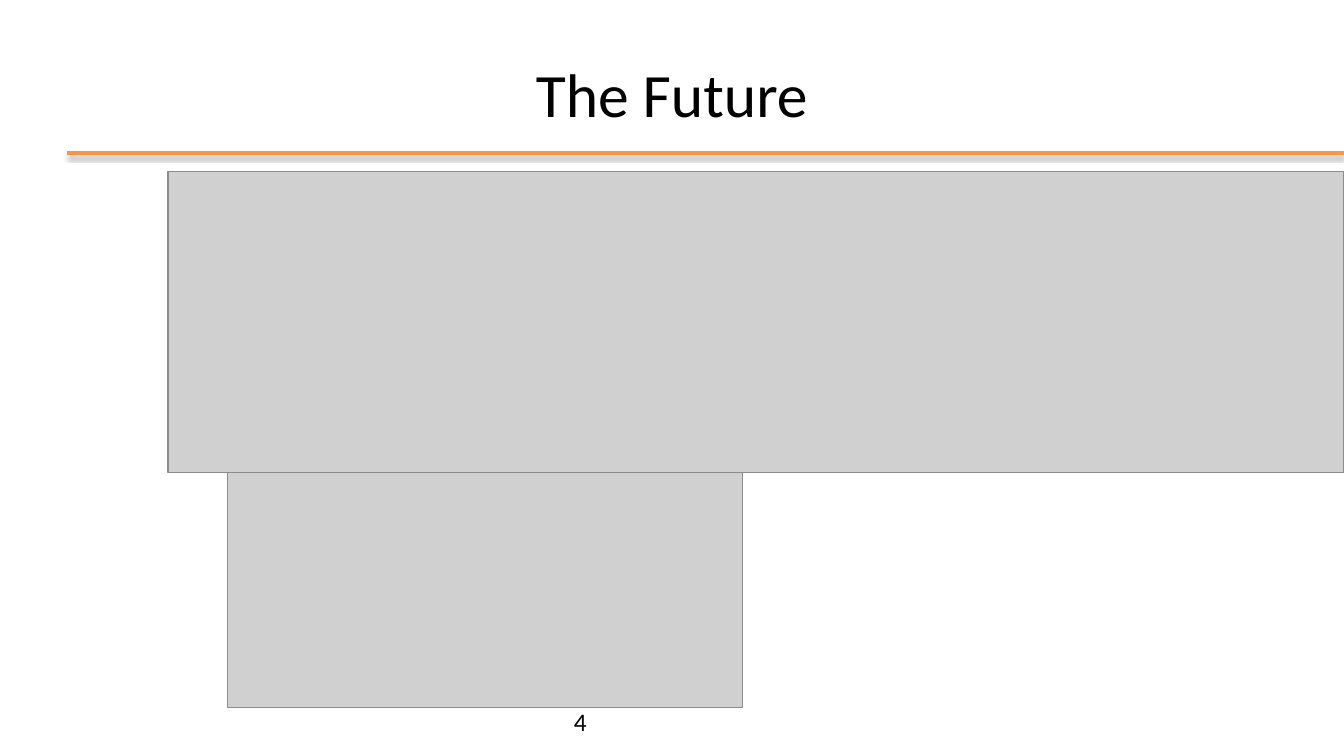
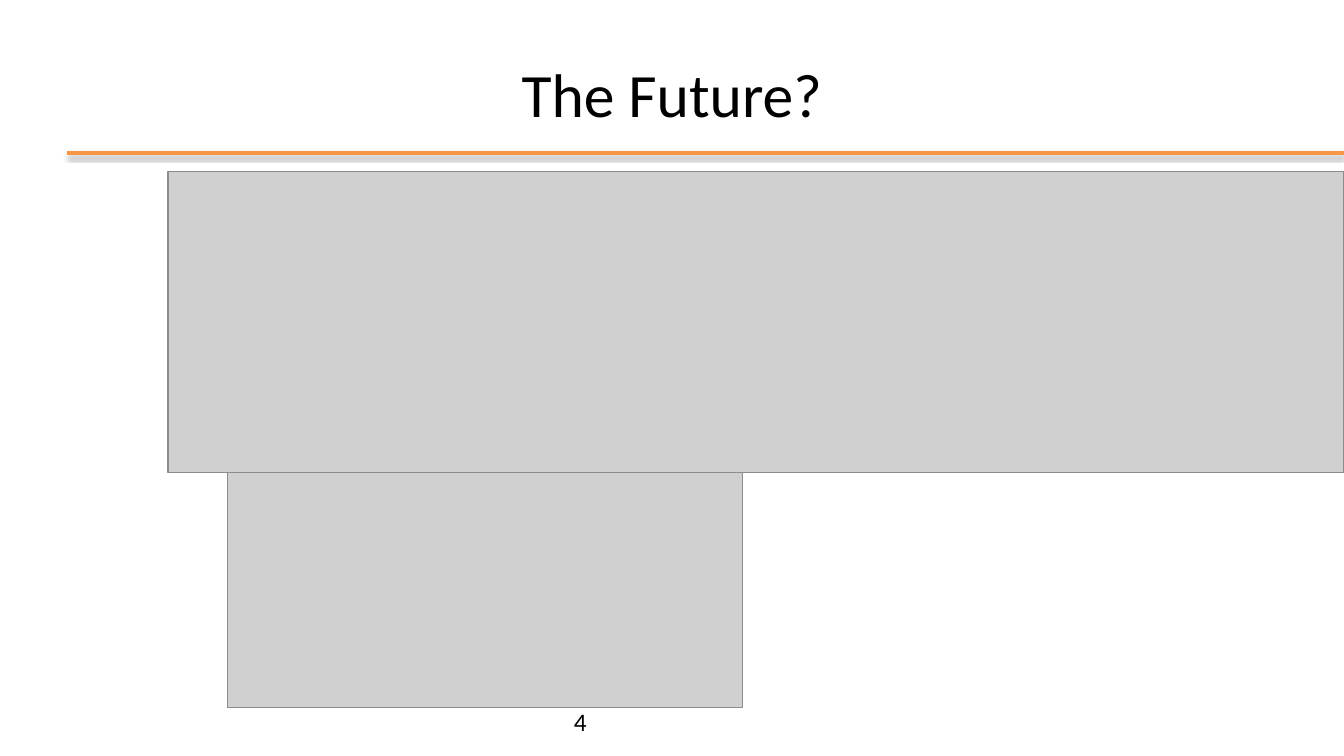
Before and after one commit to plctechnician/ooprogramming, a slide deck: slide 4 of java/slides/ppt/01 - Java From Functions to Objects.pptx. Drawn at 1344x756 pixels with LibreOffice and Linux fonts; fonts in the diff are those of the drawing; grey boxes stand for pictures; background and template pictures are left out. Boxes give left, top, right and bottom in pixels: in the first picture for what was removed or moved away, otherwise in the second. Text is boxed around its words. In the diff, an @@ line names an element or a change of style, - is before the commit and + after.

Commit message:
Update

```diff
--- a/java/slides/ppt/01 - Java From Functions to Objects.pptx
+++ b/java/slides/ppt/01 - Java From Functions to Objects.pptx
@@ title at bbox=[522, 74, 821, 118]: text changed @@
-The Future
+The Future?
```
